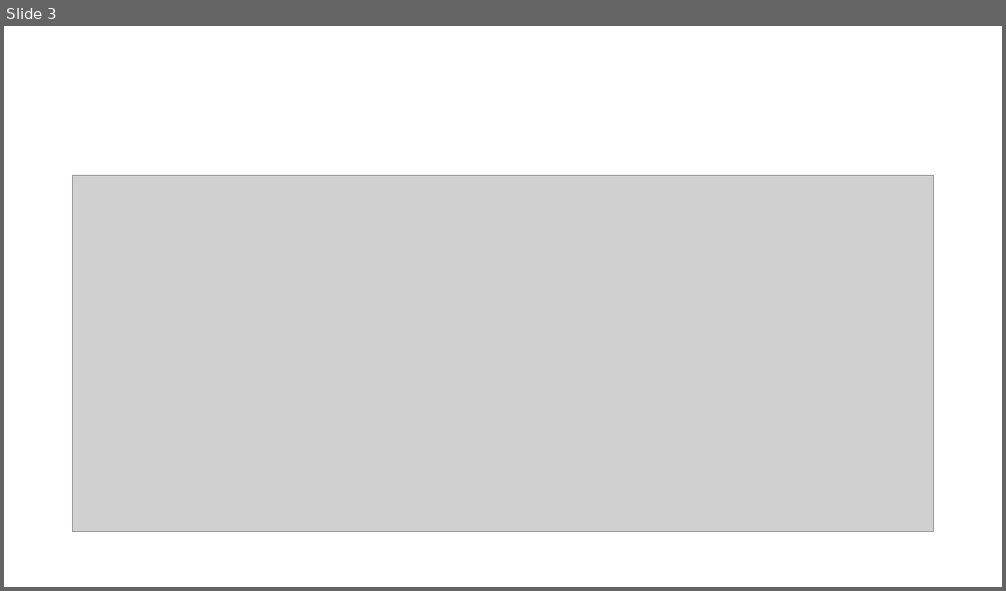
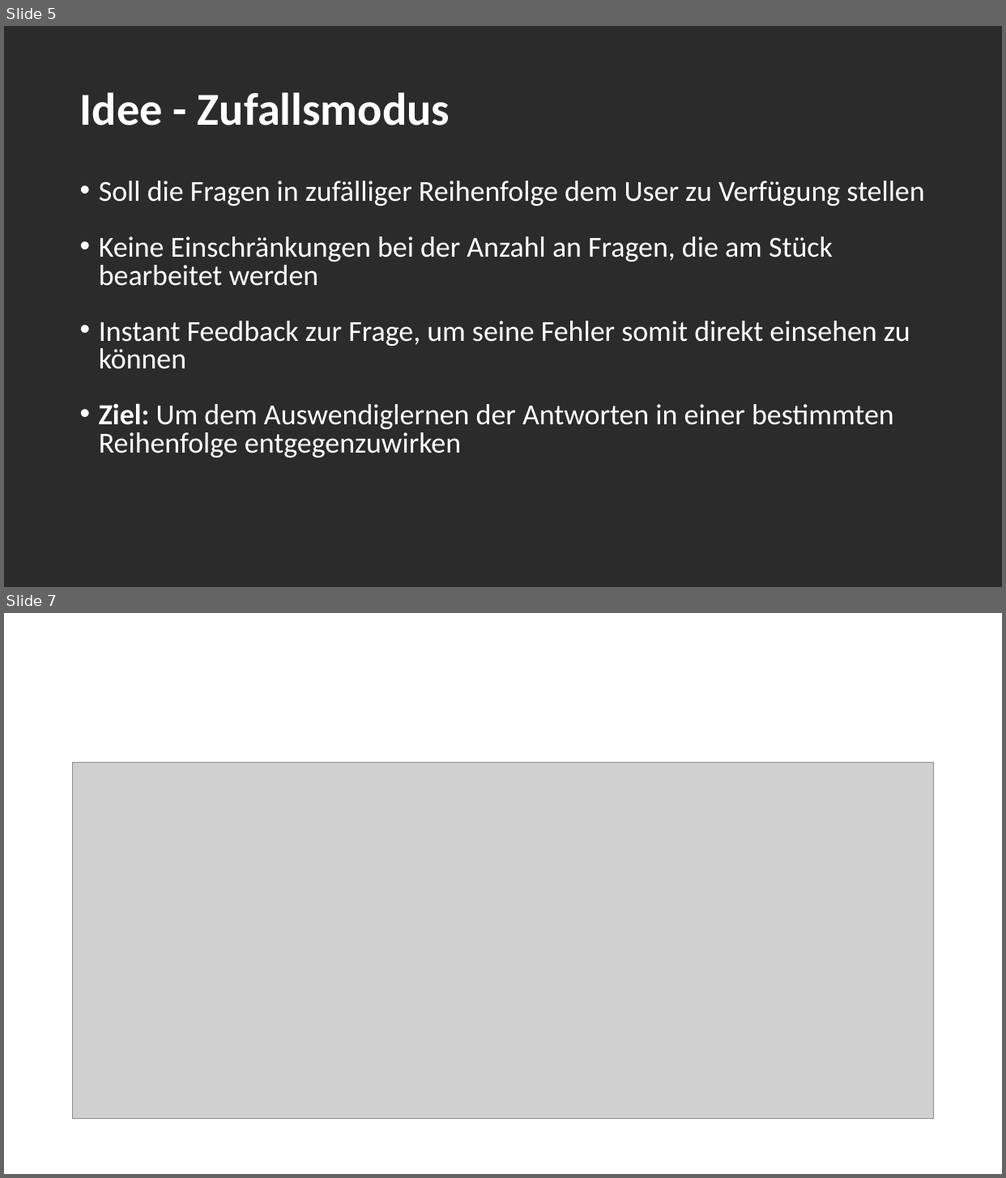
Before and after one commit to cr-heidemann/Fuehrerschein-App, a slide deck: Präsentation.ppt. Shown one above the other, each under a label of ours: slide 3 before the commit, slides 5 and 7 after it; the slides between them are not shown. The pictures are 1006x591 and 1006x1178 pixels, drawn with LibreOffice and Linux fonts; fonts in the diff are those of the drawing; grey boxes stand for pictures; background and template pictures are left out; a plain dark background stands for a picture behind light text. Boxes give left, top, right and bottom in pixels: in the first picture for what was removed or moved away, otherwise in the second. Text is boxed around its words. In the diff, an @@ line names an element or a change of style, - is before the commit and + after.

Commit message:
Fragen

```diff
--- a/Präsentation.ppt
+++ b/Präsentation.ppt
@@ slide 5 added at (4, 26, 1002, 587), background picture (left out) @@
@@ title added at (80, 92, 450, 126), 44 pt, text #FFFFFF, bold @@
+Idee - Zufallsmodus
@@ text added at (99, 181, 924, 458), 28 pt, text #FFFFFF @@
+• Soll die Fragen in zufälliger Reihenfolge dem User zu Verfügung stellen
+• Keine Einschränkungen bei der Anzahl an Fragen, die am Stück bearbeitet werden
+• Instant Feedback zur Frage, um seine Fehler somit direkt einsehen zu können
+• Ziel: Um dem Auswendiglernen der Antworten in einer bestimmten Reihenfolge entgegenzuwirken
@@ what was slide 3 is now slide 7 @@
```
Also in this commit, not shown: 8 other slides added, 5 slides removed, 1 other file.
